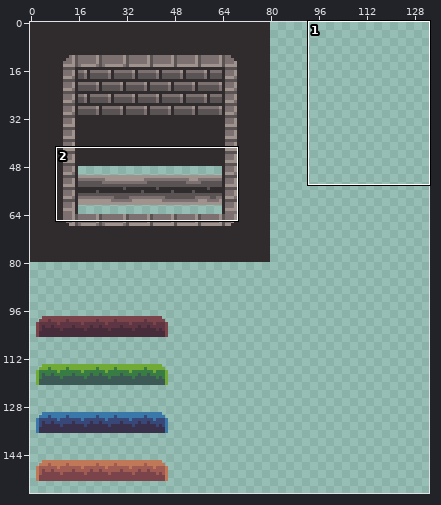
File history of a sprite sheet, Assets/Sprites/bricks.png. Above: a wide view before the commit, with the close-up outlined.
Close-up. First the earlier version:
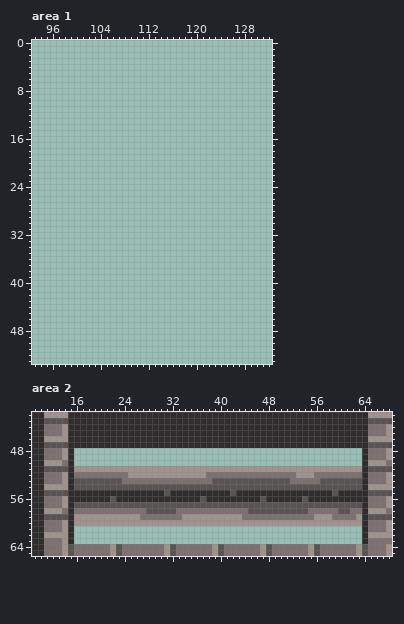
The file is 240x240 pixels. Shown: area 1: x 93..132, y 0..53; area 2: x 9..68, y 42..65. The wide view leaves out empty margins.
The result:
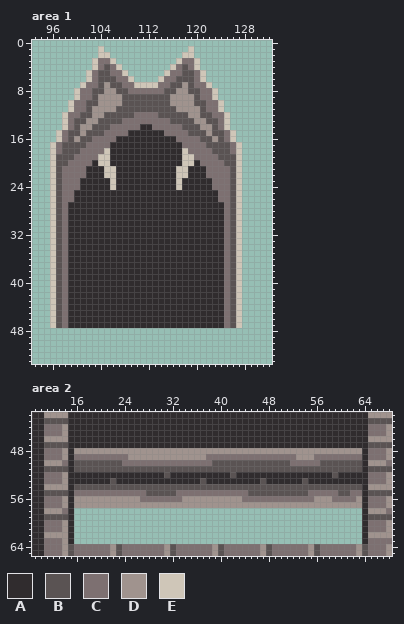
Palette (. is transparent): A #302c2e  B #5a5353  C #7d7071  D #a0938e  E #cfc6b8
Change:
Changed rows in their new state; - is an unchanged pixel.
Area 1:
first column x 96:
 1 --------E--------------E--------
 2 --------EE------------EE--------
 3 -------ECCE----------ECCE-------
 4 -------ECBCE--------ECBCE-------
 5 ------ECBBCCE------ECCBBCE------
 6 ------ECBBBCCE----ECCBBBCE------
 7 -----ECCBDBBCCEEEECCBBDBCCE-----
 8 ----ECCBBDDBBCCCCCCBBDDBBCCE----
 9 ----ECCBDDDDBBBBBBBBDDDDBCCE----
10 ---ECCBBDDDDBBBBBBBBDDDDBBCCE---
11 ---ECCBDDDDBBBBBBBBBBDDDDBCCE---
12 --ECCBBDDBBBBBCCCCBBBBBDDBBCCE--
13 --ECBBDDBBBBCCCCCCCCBBBBDDBBCE--
14 --ECBDDBBBCCCCCAACCCCCBBBDDBCE--
15 -ECBBDBBBCCCCAAAAAACCCCBBBDBBCE-
16 -ECBDBBCCCCAAAAAAAAAACCCCBBDBCE-
17 ECBBBBCCCCAAAAAAAAAAAACCCCBBBBCE
18 ECBBBCCCCEAAAAAAAAAAAAECCCCBBBCE
19 EBBBCCCCEEAAAAAAAAAAAAEECCCCBBBE
20 EBBCCCCAEEAAAAAAAAAAAAEEACCCCBBE
21 EBCCCCAAAEEAAAAAAAAAAEEAAACCCCBE
22 EBCCCCAAAEEAAAAAAAAAAEEAAACCCCBE
23 EBCCCAAAAAEAAAAAAAAAAEAAAAACCCBE
24 EBCCCAAAAAEAAAAAAAAAAEAAAAACCCBE
25 EBCCAAAAAAAAAAAAAAAAAAAAAAAACCBE
26 EBCCAAAAAAAAAAAAAAAAAAAAAAAACCBE
27 EBCAAAAAAAAAAAAAAAAAAAAAAAAAACBE
28 EBCAAAAAAAAAAAAAAAAAAAAAAAAAACBE
29 EBCAAAAAAAAAAAAAAAAAAAAAAAAAACBE
30 EBCAAAAAAAAAAAAAAAAAAAAAAAAAACBE
31 EBCAAAAAAAAAAAAAAAAAAAAAAAAAACBE
32 EBCAAAAAAAAAAAAAAAAAAAAAAAAAACBE
33 EBCAAAAAAAAAAAAAAAAAAAAAAAAAACBE
34 EBCAAAAAAAAAAAAAAAAAAAAAAAAAACBE
35 EBCAAAAAAAAAAAAAAAAAAAAAAAAAACBE
36 EBCAAAAAAAAAAAAAAAAAAAAAAAAAACBE
37 EBCAAAAAAAAAAAAAAAAAAAAAAAAAACBE
38 EBCAAAAAAAAAAAAAAAAAAAAAAAAAACBE
39 EBCAAAAAAAAAAAAAAAAAAAAAAAAAACBE
40 EBCAAAAAAAAAAAAAAAAAAAAAAAAAACBE
41 EBCAAAAAAAAAAAAAAAAAAAAAAAAAACBE
42 EBCAAAAAAAAAAAAAAAAAAAAAAAAAACBE
43 EBCAAAAAAAAAAAAAAAAAAAAAAAAAACBE
44 EBCAAAAAAAAAAAAAAAAAAAAAAAAAACBE
45 EBCAAAAAAAAAAAAAAAAAAAAAAAAAACBE
46 EBCAAAAAAAAAAAAAAAAAAAAAAAAAACBE
47 EBCAAAAAAAAAAAAAAAAAAAAAAAAAACBE
Area 2:
first column x 16:
48 DDDDDDDDDDDDDDDDDDDDDDDDDDDDDDDDDDDDDDDDDDDDDDDD
49 CCCCCCCCCDDDDDDDDDDDDDCCCCCCCCCCCCCCCDDDCCCCCCCC
50 BBBBBBBBCCCCCCCCCCCCCCCBBBBBBBBBBBBBCCCCCBBBBBBB
51 BBBBBBBBBBBBBBBBBBBBBBBBBBBBBBBBBBBBBBBBBBBBBBBB
52 AAAAAAAAAAAAAAABAAAAAAAAAABAAAAAAAAAAAAAAAABAAAA
53 AAAAAA-AAAAAAAAAAAAAABAAAAAAAAA-AAAAAABAAAAAAAAA
55 CCCCCCCCCCCCBBB-BCCCCCCCCCCCCBBBBBBBBBBCCCCCBBCC
56 DDDDDDDDDDDCCCCCCCDDDDDDDDDDCCCCCCCCCCCCDDDCCCCD
57 DDDDDDDDDDDDDDDDDDDDDDDDDDDDDDDDDDDDDDDDDDDDDDDD
58 ................................................
59 ................................................
60 ................................................
Where, in picture pixels (left, top, right, bottom), the same in both close-ups:
added: (50, 46, 242, 328)
changed: (74, 448, 362, 526)
